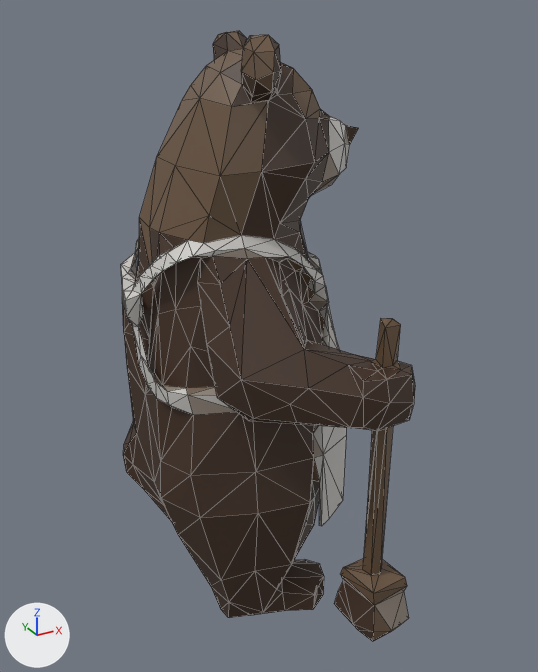
The glTF model docs/univers/archipeo/personnages/modeles/6e-fouille-creature-silex/final-1500.glb as it was, and as the next commit left it.
The view is the same before and after, from a 50 mm lens placed at (-0.588, -1.075, 1.036), pointed at (-0.003, -0.011, 0.504). The lights are fixed; the arrows at lower left show +X, +Y and +Z. The older version comes first. Mesh edges are drawn as thin lines. Vertices at exactly the same position are counted once.

Before the edit, the objects in view are built like this:
```python
me_mesh_0 = bpy.data.meshes.new('Mesh_0')
me_mesh_0.from_pydata(...)  # 748 vertices, 1498 faces; spans x -0.256..0.164, y -0.297..0.318, z 0.0..1.003
me_mesh_0.materials.append(mat_defaultmaterial)
ob_mesh_0 = bpy.data.objects.new('Mesh_0', me_mesh_0)
ob_mesh_0.location = (0.0, 0.0, 0.0)
```
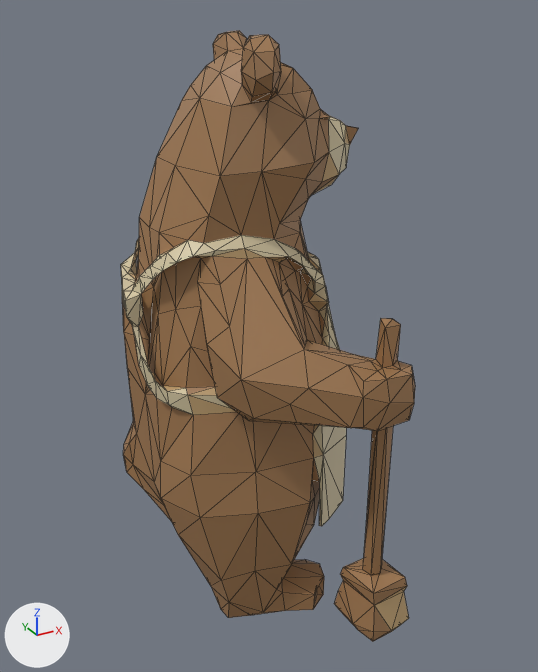
Diff of the bpy script that builds the scene:
```diff
--- a/docs/univers/archipeo/personnages/modeles/6e-fouille-creature-silex/final-1500.glb.py
+++ b/docs/univers/archipeo/personnages/modeles/6e-fouille-creature-silex/final-1500.glb.py
@@ me_mesh_0 @@
 me_mesh_0.from_pydata(...)  # 748 vertices, 1498 faces; spans x -0.256..0.164, y -0.297..0.318, z 0.0..1.003
 # used by ob_mesh_0; location = (0.0, 0.0, 0.0)
+# me_mesh_0 part 1: 1100 faces centred in x -0.251..0.155, y -0.296..0.312, z 0.0..1.001 are repainted in the vertex colours; the middle colour goes from brown #432f22 to brown #a07850
+# me_mesh_0 part 2: 398 faces centred in x -0.25..0.159, y -0.164..0.229, z 0.184..0.876 are repainted in the vertex colours; the middle colour goes from light grey #cdcac6 to beige #d6c8a4
 me_mesh_0.materials.append(mat_defaultmaterial)
```

Boxes [x1, y1, x2, y2] around the edits, measured in the pictures (538 x 672 px):
part 1 of me_mesh_0, recoloured (lighter): [122, 30, 415, 641] in both
part 2 of me_mesh_0, recoloured: [121, 116, 350, 526] in both
